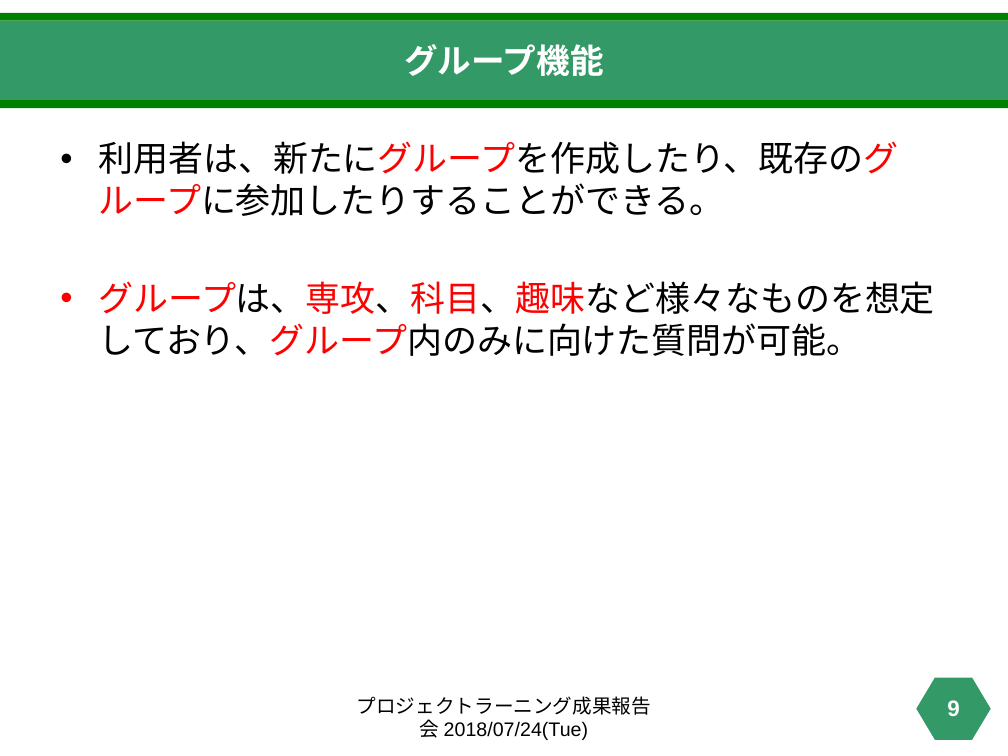
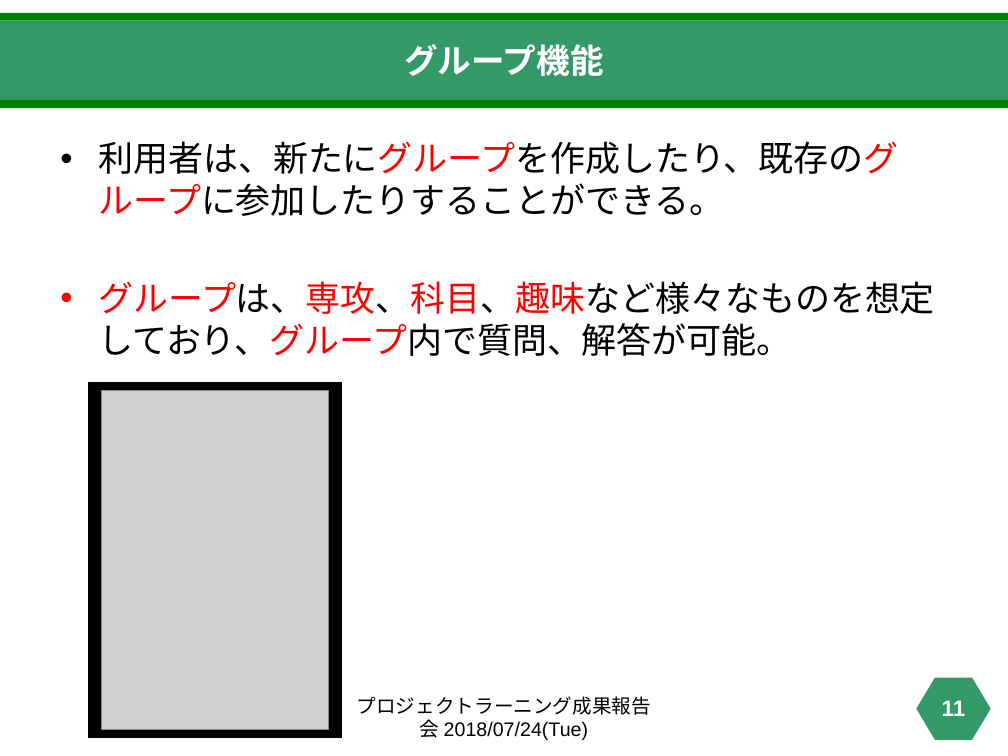
Before and after one commit to haruki0401/projectlearning02, a slide deck: slide 11 of pl-2(完成版).pptx (slide 9 before the commit). Drawn at 1008x756 pixels with LibreOffice and Linux fonts; fonts in the diff are those of the drawing; grey boxes stand for pictures. Boxes give left, top, right and bottom in pixels: in the first picture for what was removed or moved away, otherwise in the second. Text is boxed around its words. In the diff, an @@ line names an element or a change of style, - is before the commit and + after.

```diff
--- a/pl-2(完成版).pptx
+++ b/pl-2(完成版).pptx
@@ text at (x1=98, y1=281, x2=935, y2=356): text changed @@
-• グループは、専攻、科目、趣味など様々なものを想定しており、グループ内のみに向けた質問が可能。
+• グループは、専攻、科目、趣味など様々なものを想定しており、グループ内で質問、解答が可能。
@@ rectangle added at (x1=89, y1=382, x2=342, y2=738), fill #000000, outline #000000 1 pt @@
@@ picture added at (x1=102, y1=390, x2=329, y2=730) @@
@@ page number at (x1=942, y1=700, x2=966, y2=716): text changed @@
-9
+11
```
Also in this commit, not shown: 3 other slides changed, 2 slides added.
